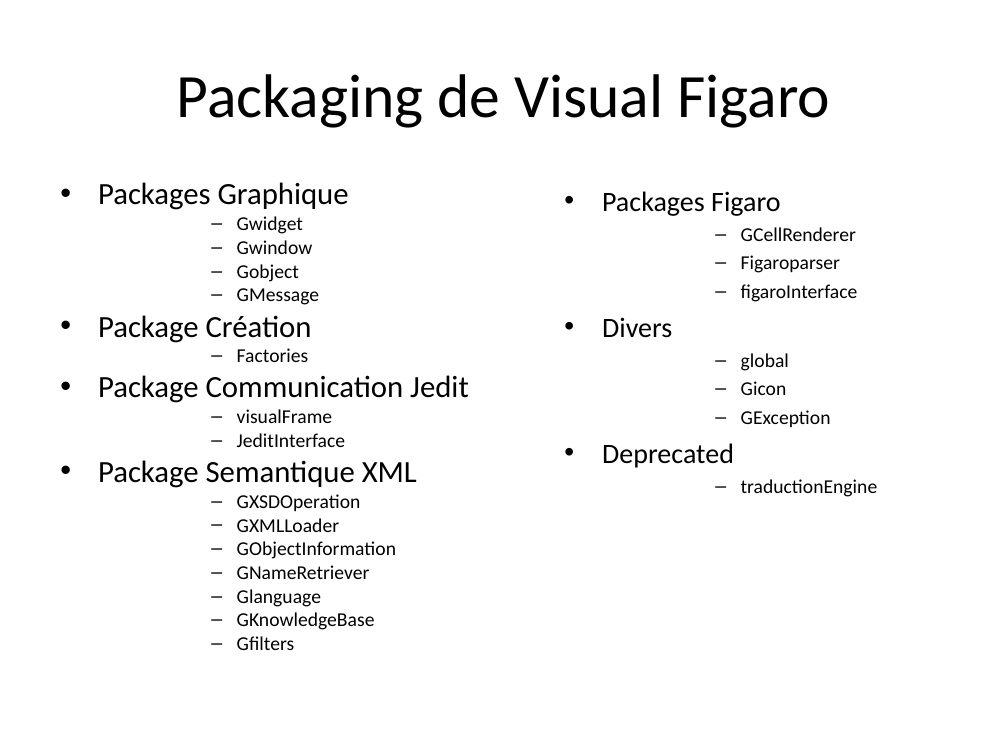
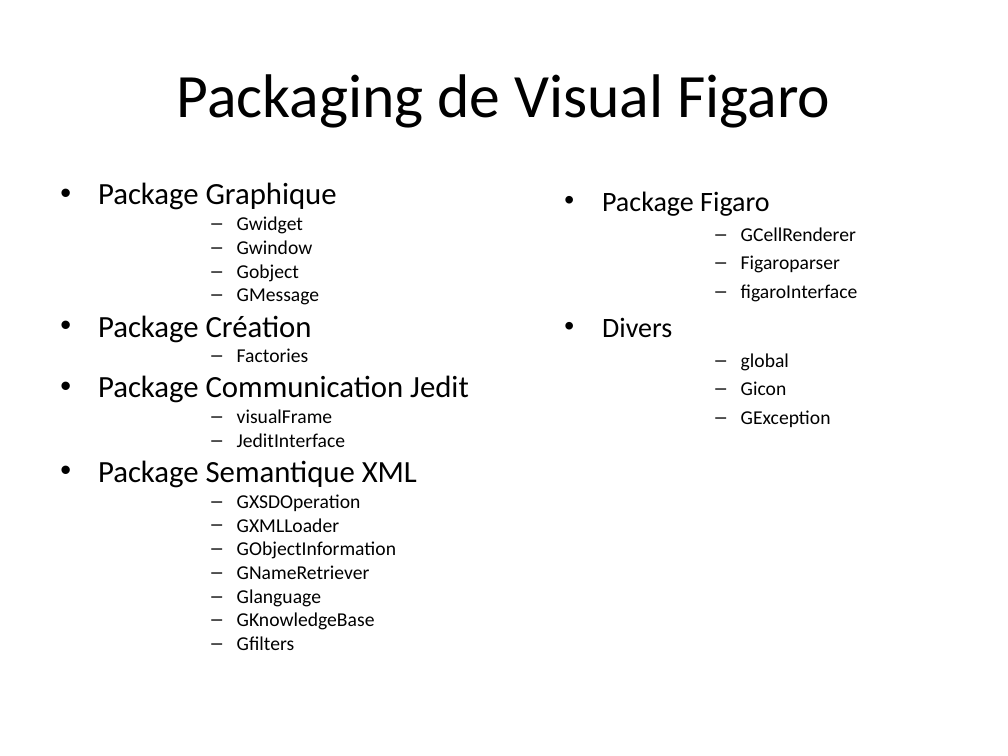
Before and after one commit to EDF-Lab/VisualFigaro, a slide deck: slide 3 of Package/5_Docs/Francais/Conception Visual Figaro.ppt. Drawn at 1008x756 pixels with LibreOffice and Linux fonts; fonts in the diff are those of the drawing. Boxes give left, top, right and bottom in pixels: in the first picture for what was removed or moved away, otherwise in the second. Text is boxed around its words. In the diff, an @@ line names an element or a change of style, - is before the commit and + after.

```diff
--- a/Package/5_Docs/Francais/Conception Visual Figaro.ppt
+++ b/Package/5_Docs/Francais/Conception Visual Figaro.ppt
@@ text at (98,182,337,210): text changed @@
-• Packages Graphique
+• Package Graphique
@@ text at (602,191,769,216): text changed @@
-• Packages Figaro
+• Package Figaro
@@ text at (602,443,878,497): paragraphs removed @@
-• Deprecated
-      – traductionEngine
```
Also in this commit, not shown: 3 other slides changed, 2 slides added, 1 slide removed.
